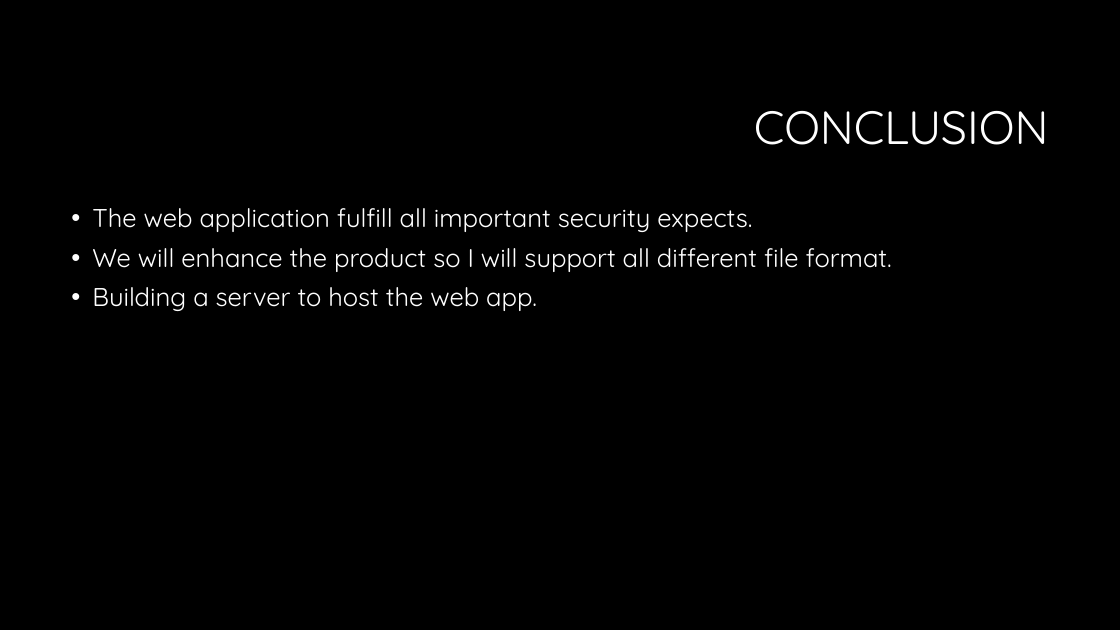
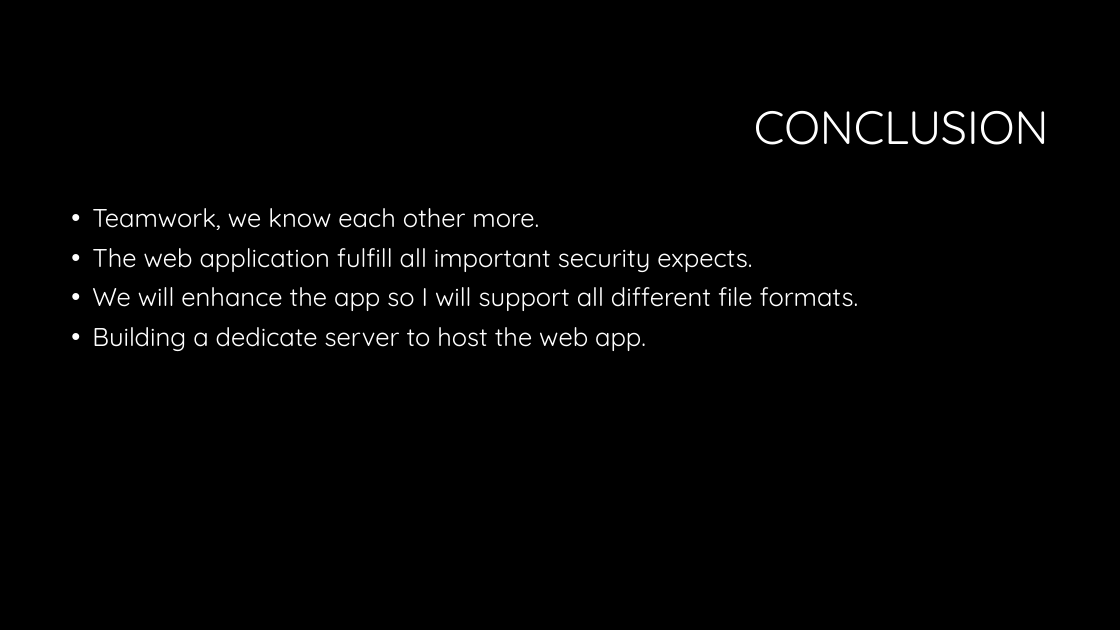
Before and after one commit to vic-vic-/crypto-storage, a slide deck: slide 9 of docs/Crypto-Storage.pptx. Drawn at 1120x630 pixels with LibreOffice and Linux fonts; fonts in the diff are those of the drawing; background and template pictures are left out. Boxes give left, top, right and bottom in pixels: in the first picture for what was removed or moved away, otherwise in the second. Text is boxed around its words. In the diff, an @@ line names an element or a change of style, - is before the commit and + after.

```diff
--- a/docs/Crypto-Storage.pptx
+++ b/docs/Crypto-Storage.pptx
@@ text at (92,208,539,230): paragraph added @@
+• Teamwork, we know each other more.
@@ text at (92,287,859,351): text changed @@
-• We will enhance the product so I will support all different file format.
-• Building a server to host the web app.
+• We will enhance the app so I will support all different file formats.
+• Building a dedicate server to host the web app.
```
Also in this commit, not shown: 1 other slide changed.
